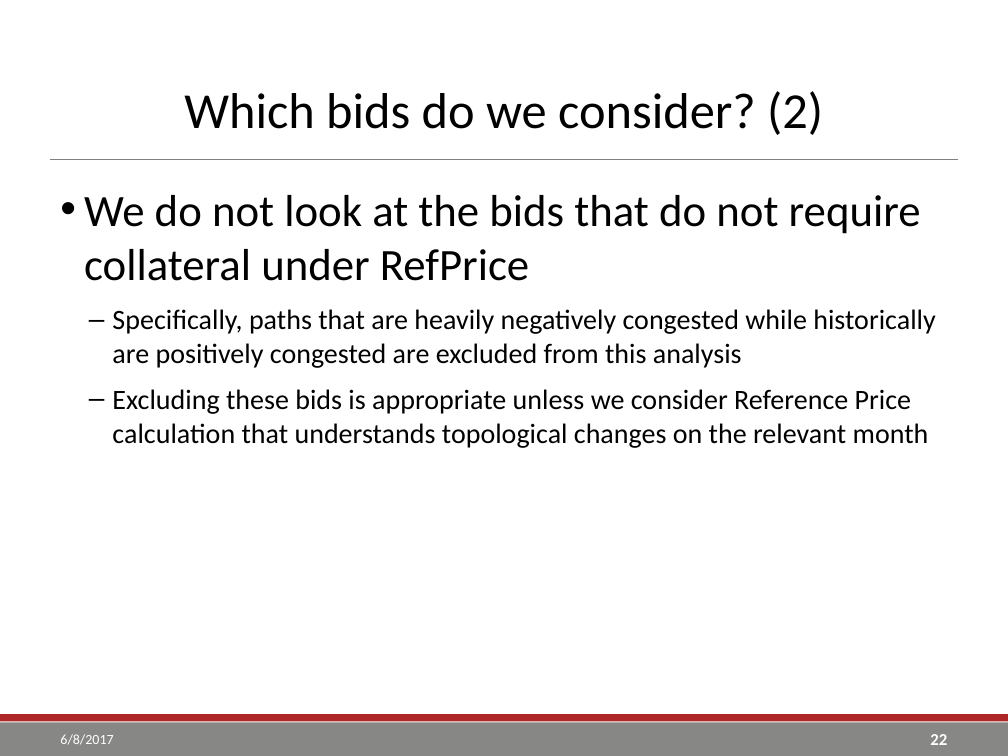
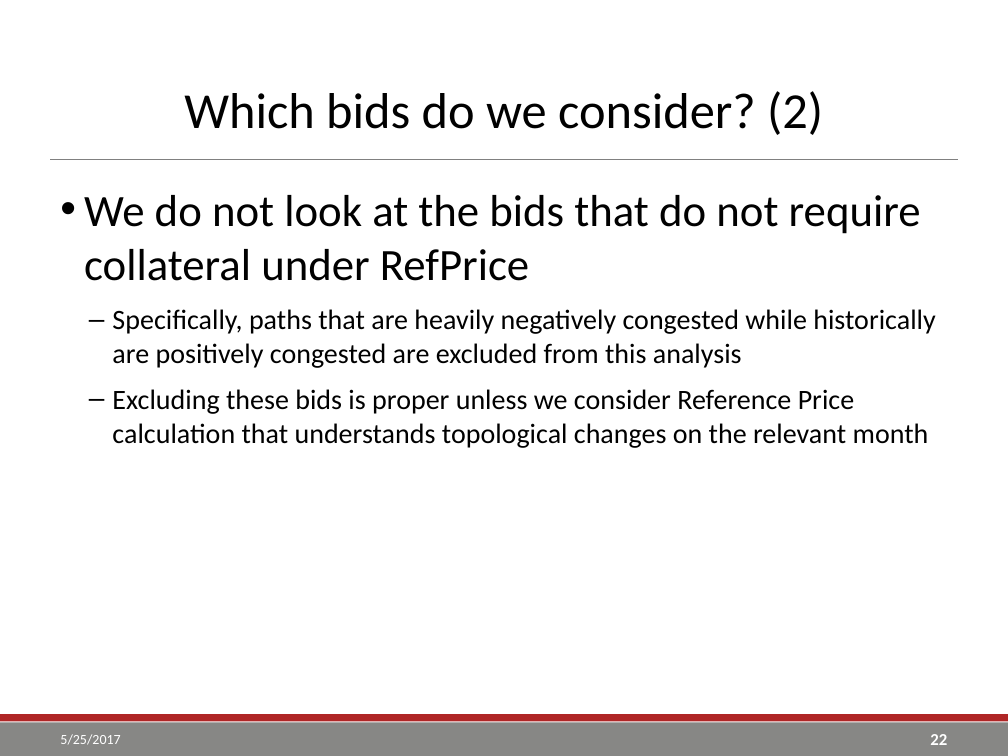
Before and after one commit to go-yohan/sppcredit, a slide deck: slide 22 of ppt/SPP TCR Reference Price Calculation.pptx. Drawn at 1008x756 pixels with LibreOffice and Linux fonts; fonts in the diff are those of the drawing; background and template pictures are left out. Boxes give left, top, right and bottom in pixels: in the first picture for what was removed or moved away, otherwise in the second. Text is boxed around its words. In the diff, an @@ line names an element or a change of style, - is before the commit and + after.

```diff
--- a/ppt/SPP TCR Reference Price Calculation.pptx
+++ b/ppt/SPP TCR Reference Price Calculation.pptx
@@ text at (x1=112, y1=389, x2=929, y2=448): text changed @@
-  – Excluding these bids is appropriate unless we consider Reference Price calculation that understands topological changes on the relevant month
+  – Excluding these bids is proper unless we consider Reference Price calculation that understands topological changes on the relevant month
@@ text at (x1=60, y1=734, x2=120, y2=745): text changed @@
-6/8/2017
+5/25/2017
```
Also in this commit, not shown: 34 other slides changed, 2 slides added, 21 slides removed, 8 other files.
